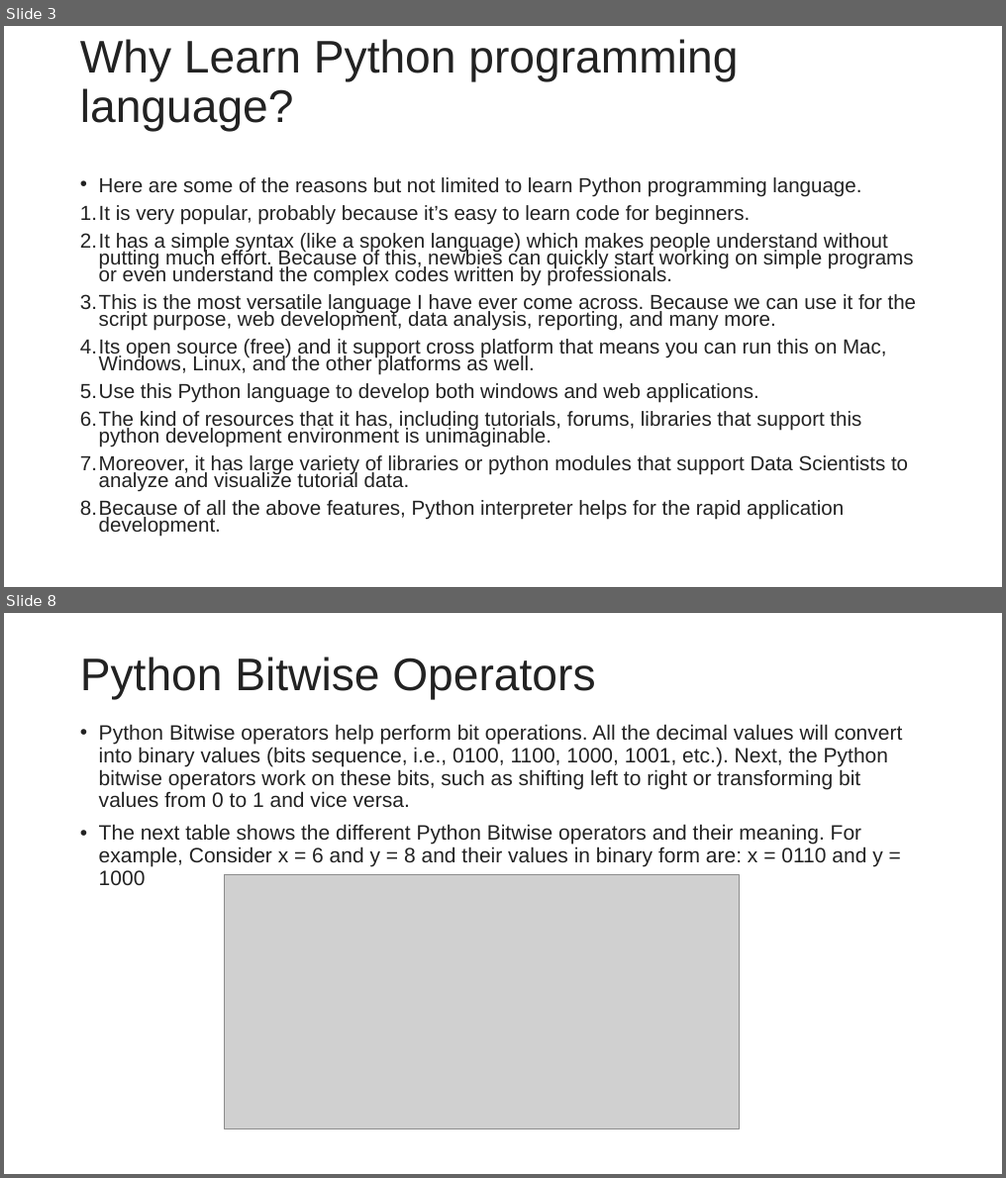
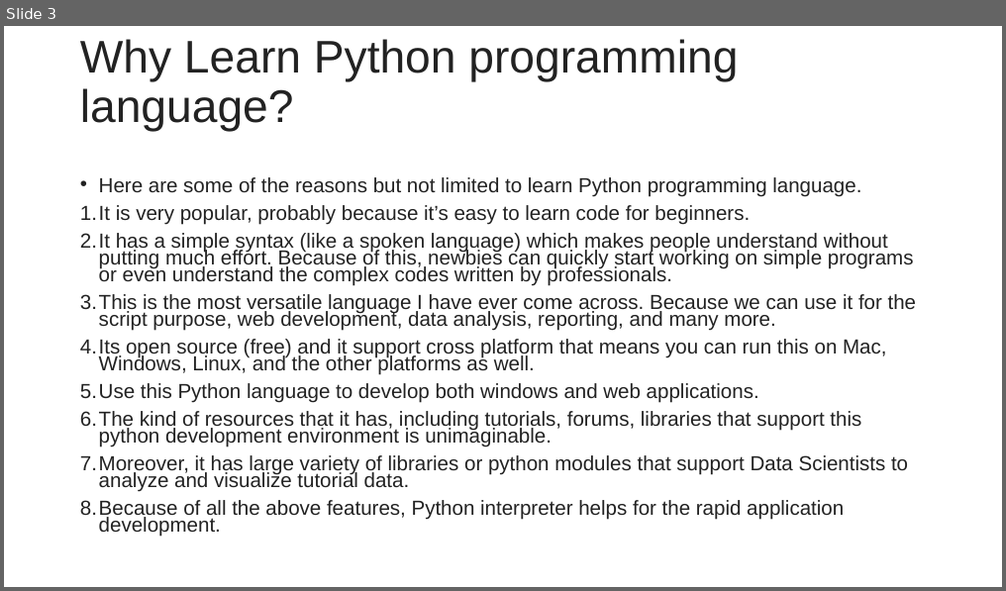
Before and after one commit to hitendradixit/Machine-Learning, a slide deck: SeesionSlides/MACHINE LEARNING Session 1.pptx. Shown one above the other, each under a label of ours: slides 3 and 8 before the commit, slide 3 after it; the slides between them are not shown. The pictures are 1006x1178 and 1006x591 pixels, drawn with LibreOffice and Linux fonts; fonts in the diff are those of the drawing; grey boxes stand for pictures. Boxes give left, top, right and bottom in pixels: in the first picture for what was removed or moved away, otherwise in the second. Text is boxed around its words. In the diff, an @@ line names an element or a change of style, - is before the commit and + after.

```diff
--- a/SeesionSlides/MACHINE LEARNING Session 1.pptx
+++ b/SeesionSlides/MACHINE LEARNING Session 1.pptx
@@ slide 8 removed at [4,613,1002,1174], background #FFFFFF @@
@@ title removed at [80,657,595,699] @@
-Python Bitwise Operators
@@ text removed at [99,724,903,885] @@
-• Python Bitwise operators help perform bit operations. All the decimal values will convert into binary values (bits sequence, i.e., 0100, 1100, 1000, 1001, etc.). Next, the Python bitwise operators work on these bits, such as shifting left to right or transforming bit values from 0 to 1 and vice versa.
-• The next table shows the different Python Bitwise operators and their meaning. For example, Consider x = 6 and y = 8 and their values in binary form are: x = 0110 and y = 1000
@@ picture removed at [224,875,740,1129] @@
```
Also in this commit, not shown: 2 slides changed, 17 slides added, 6 other slides removed.
